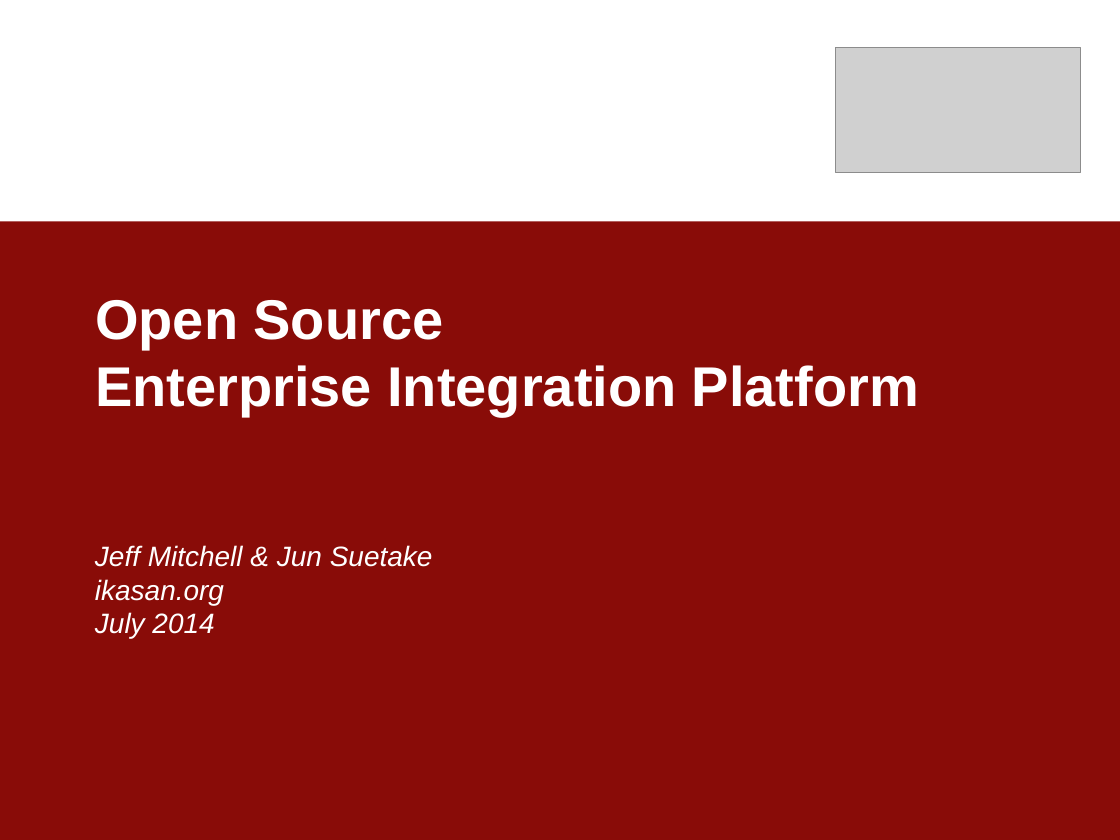
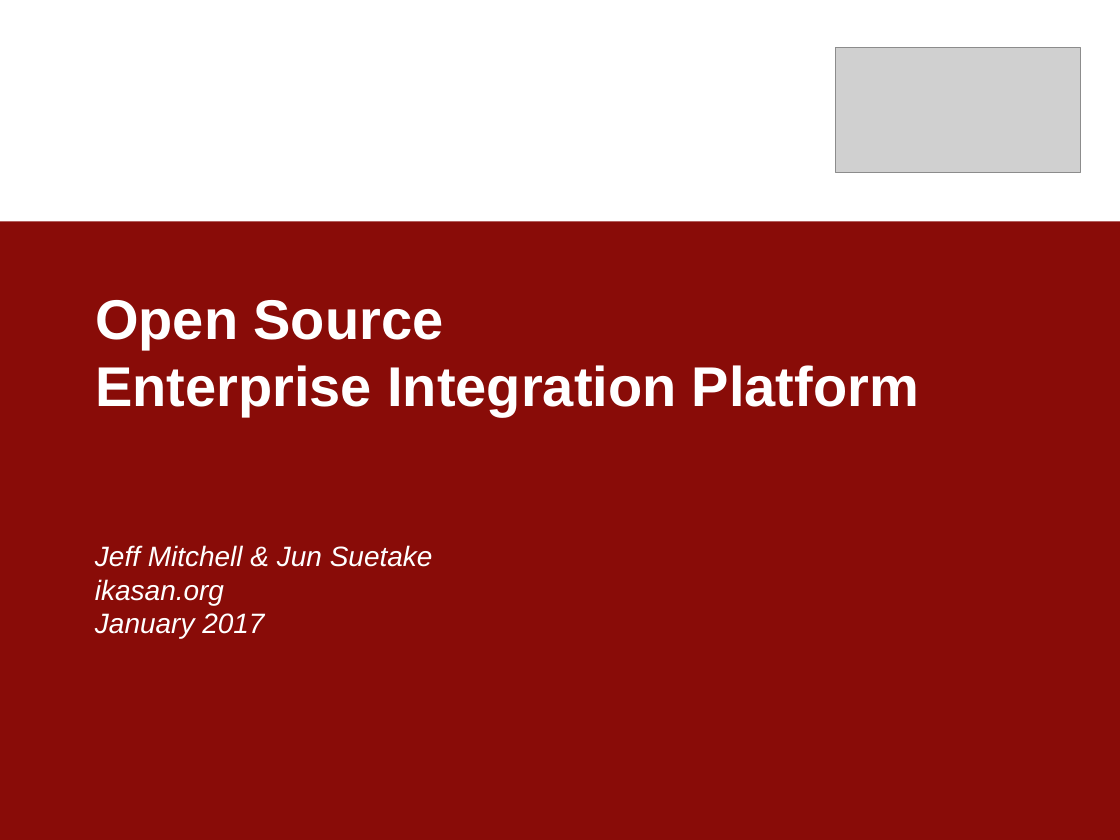
Before and after one commit to ikasanEIP/ikasan, a slide deck: slide 1 of docs/presentation/IkasanOverview.ppt. Drawn at 1120x840 pixels with LibreOffice and Linux fonts; fonts in the diff are those of the drawing; grey boxes stand for pictures. Boxes give left, top, right and bottom in pixels: in the first picture for what was removed or moved away, otherwise in the second. Text is boxed around its words. In the diff, an @@ line names an element or a change of style, - is before the commit and + after.

```diff
--- a/docs/presentation/IkasanOverview.ppt
+++ b/docs/presentation/IkasanOverview.ppt
@@ text at (95,613,264,638): text changed @@
-July 2014
+January 2017
```
Also in this commit, not shown: 39 other slides changed, 1 slide removed, 26 other files.
